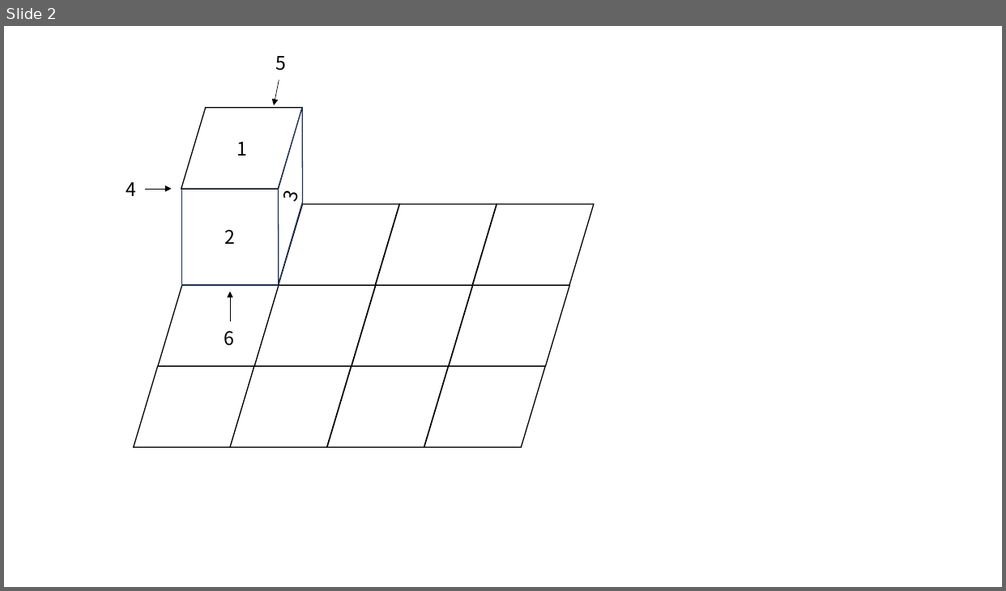
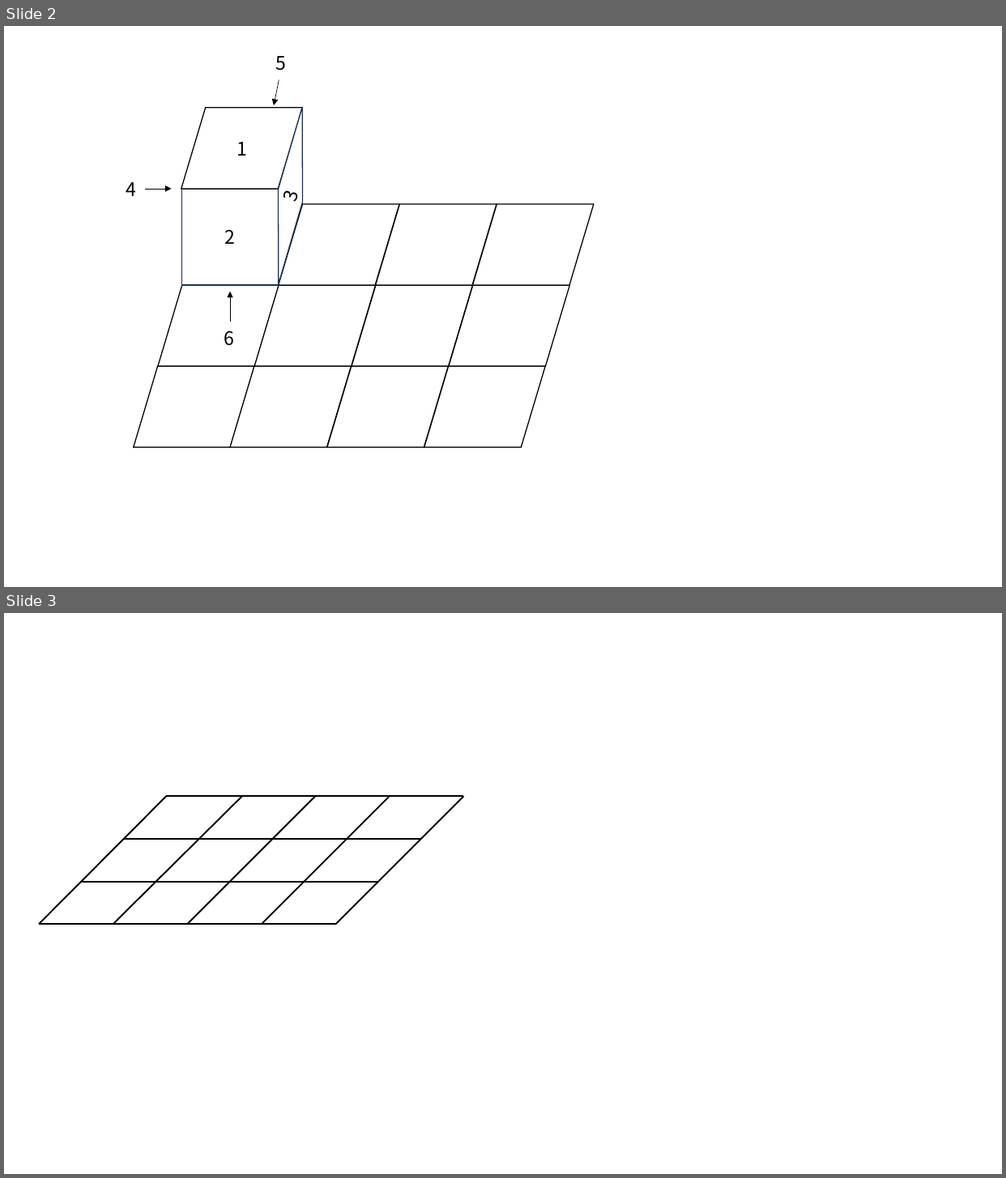
Before and after one commit to Disposrestfully/CCPC-CQ-2024, a slide deck: day1/C/resources/draw.pptx. Shown one above the other, each under a label of ours: slide 2 before the commit, slides 2 and 3 after it. The pictures are 1006x591 and 1006x1178 pixels, drawn with LibreOffice and Linux fonts; fonts in the diff are those of the drawing. Boxes give left, top, right and bottom in pixels: in the first picture for what was removed or moved away, otherwise in the second. Text is boxed around its words. In the diff, an @@ line names an element or a change of style, - is before the commit and + after.

```diff
--- a/day1/C/resources/draw.pptx
+++ b/day1/C/resources/draw.pptx
@@ slide 3 added at box(4, 613, 1002, 1174), background #FFFFFF @@
@@ line added from (39, 924) to (167, 796), #000000 1.5 pt @@
@@ line added from (113, 924) to (242, 796), #000000 1.5 pt @@
@@ line added from (167, 796) to (463, 796), #000000 1.5 pt @@
@@ line added from (187, 924) to (315, 796), #000000 1.5 pt @@
@@ line added from (262, 924) to (389, 797), #000000 1.5 pt @@
@@ line added from (335, 924) to (463, 796), #000000 1.5 pt @@
@@ line added from (124, 839) to (420, 839), #000000 1.5 pt @@
@@ line added from (82, 882) to (378, 882), #000000 1.5 pt @@
@@ line added from (39, 924) to (335, 924), #000000 1.5 pt @@
```
Also in this commit, not shown: 13 other files.
